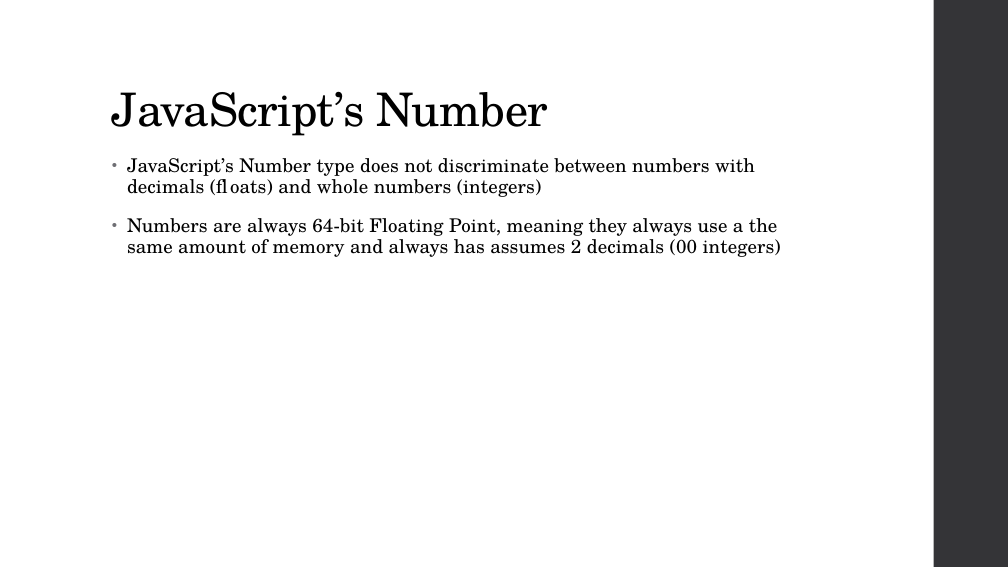
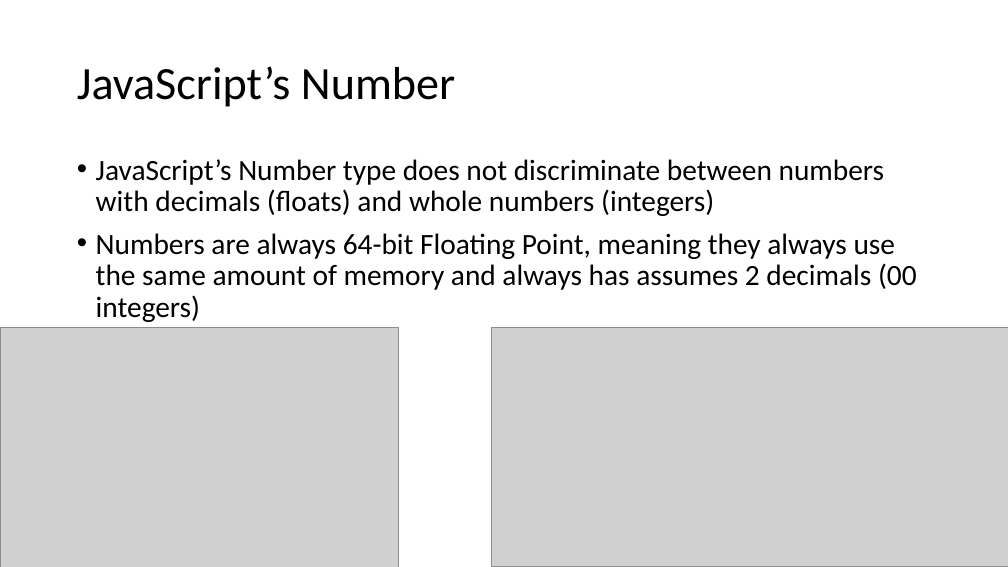
Before and after one commit to YWCANWIL-TechLab/Module4-DataTypes-Day1, a slide deck: slide 2 of slides/Numbers.pptx. Drawn at 1008x567 pixels with LibreOffice and Linux fonts; fonts in the diff are those of the drawing; grey boxes stand for pictures. Boxes give left, top, right and bottom in pixels: in the first picture for what was removed or moved away, otherwise in the second. Text is boxed around its words. In the diff, an @@ line names an element or a change of style, - is before the commit and + after.

Commit message:
Updated Numbers PowerPoint

```diff
--- a/slides/Numbers.pptx
+++ b/slides/Numbers.pptx
@@ rectangle removed at box(934, 0, 1008, 567) @@
@@ title "JavaScript’s Number": place and size @@
-title "JavaScript’s Number" at box(112, 91, 548, 136)
+title "JavaScript’s Number" at box(77, 66, 455, 107)
@@ title "JavaScript’s Number" at box(77, 66, 455, 107): font TeX Gyre Schola to Calibri, letter spacing -0.5 to 0 pt; vertical alignment bottom to middle @@
@@ text "JavaScript’s Number type does not ...": place and size @@
-text "JavaScript’s Number type does not ..." at box(127, 158, 781, 257)
+text "JavaScript’s Number type does not ..." at box(96, 159, 917, 322)
@@ text at box(96, 159, 885, 216): size 18 to 28 pt, font TeX Gyre Schola to Calibri, letter spacing 0.1 to 0 pt in "JavaScript’s Number type does not discriminate between ..."; indent changed; line spacing 0.95 to 0.9; less space between paragraphs @@
@@ text at box(96, 233, 917, 322): text changed; size 18 to 28 pt; font TeX Gyre Schola to Calibri @@
-• Numbers are always 64-bit Floating Point, meaning they always use a the same amount of memory and always has assumes 2 decimals (00 integers)
+• Numbers are always 64-bit Floating Point, meaning they always use the same amount of memory and always has assumes 2 decimals (00 integers)
@@ picture added at box(0, 327, 399, 567) @@
@@ picture added at box(492, 327, 1008, 566) @@
```
Also in this commit, not shown: 21 other slides changed, 5 slides added, 1 other file.
